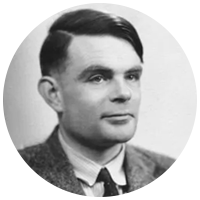
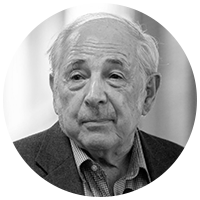
Before/after of a 200x200 layered artwork. What changed in the layer stack:
added layer "john-searle" above "Layer 2" over 3, 3, 197, 197
